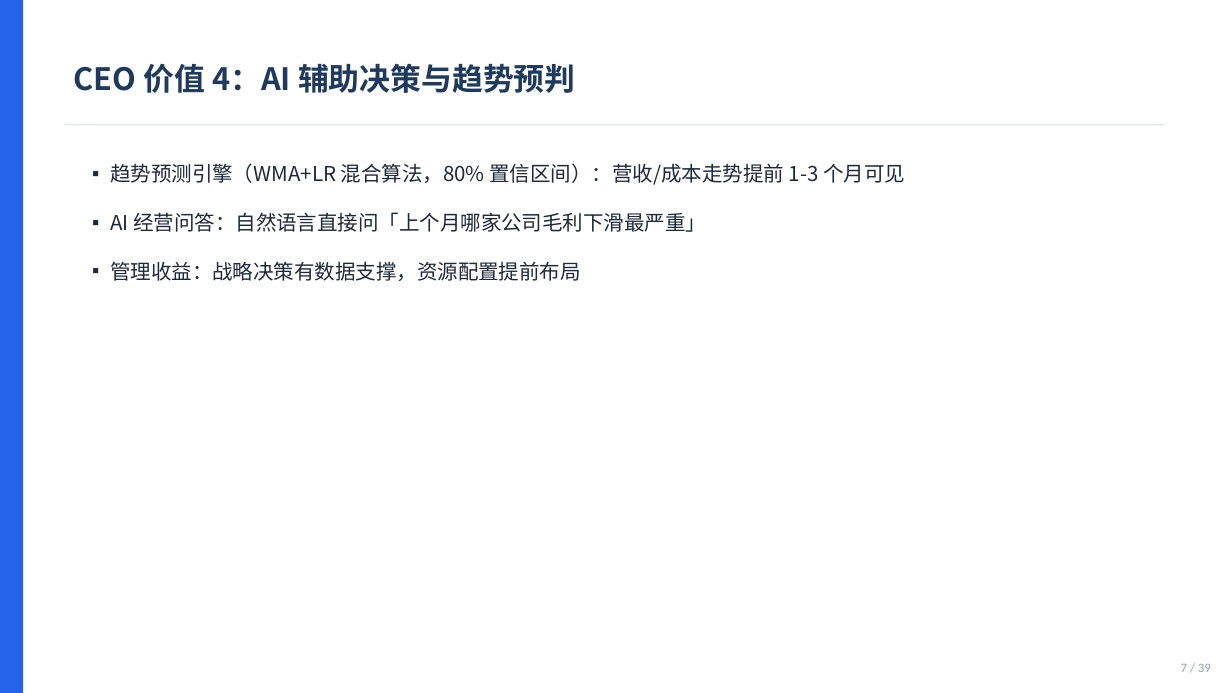
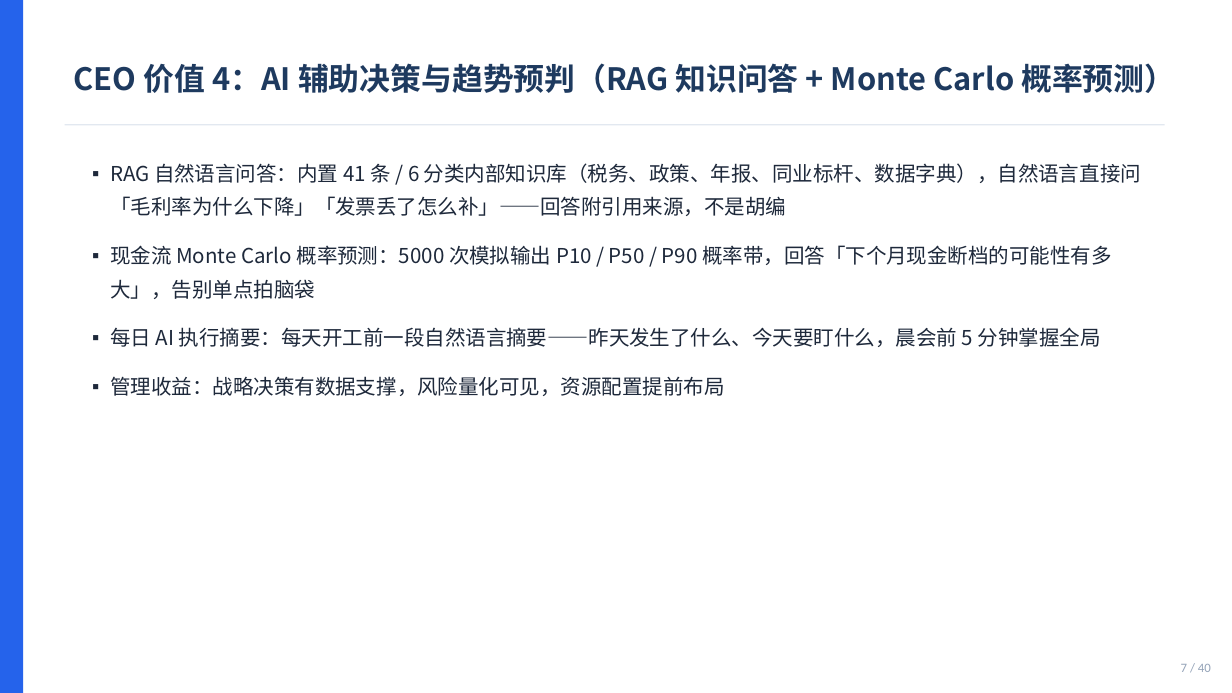
Before and after one commit to rocky1953/ERMM-finance-system, a slide deck: slide 7 of docs/ERMM_高管價值簡報_CEO_CFO_COO_CTO.pptx. Drawn at 1232x693 pixels with LibreOffice and Linux fonts; fonts in the diff are those of the drawing. Boxes give left, top, right and bottom in pixels: in the first picture for what was removed or moved away, otherwise in the second. Text is boxed around its words. In the diff, an @@ line names an element or a change of style, - is before the commit and + after.

```diff
--- a/docs/ERMM_高管價值簡報_CEO_CFO_COO_CTO.pptx
+++ b/docs/ERMM_高管價值簡報_CEO_CFO_COO_CTO.pptx
@@ text at (74, 63, 1175, 93): text changed @@
-CEO 价值 4：AI 辅助决策与趋势预判
+CEO 价值 4：AI 辅助决策与趋势预判（RAG 知识问答 + Monte Carlo 概率预测）
@@ text at (110, 163, 1141, 396): text changed @@
-▪ 趋势预测引擎（WMA+LR 混合算法，80% 置信区间）：营收/成本走势提前 1-3 个月可见
-▪ AI 经营问答：自然语言直接问「上个月哪家公司毛利下滑最严重」
-▪ 管理收益：战略决策有数据支撑，资源配置提前布局
+▪ RAG 自然语言问答：内置 41 条 / 6 分类内部知识库（税务、政策、年报、同业标杆、数据字典），自然语言直接问「毛利率为什么下降」「发票丢了怎么补」——回答附引用来源，不是胡编
+▪ 现金流 Monte Carlo 概率预测：5000 次模拟输出 P10 / P50 / P90 概率带，回答「下个月现金断档的可能性有多大」，告别单点拍脑袋
+▪ 每日 AI 执行摘要：每天开工前一段自然语言摘要——昨天发生了什么、今天要盯什么，晨会前 5 分钟掌握全局
+▪ 管理收益：战略决策有数据支撑，风险量化可见，资源配置提前布局
@@ text at (1181, 664, 1211, 672): text changed @@
-7 / 39
+7 / 40
```
Also in this commit, not shown: 33 other slides changed, 1 slide added, 28 other files.
